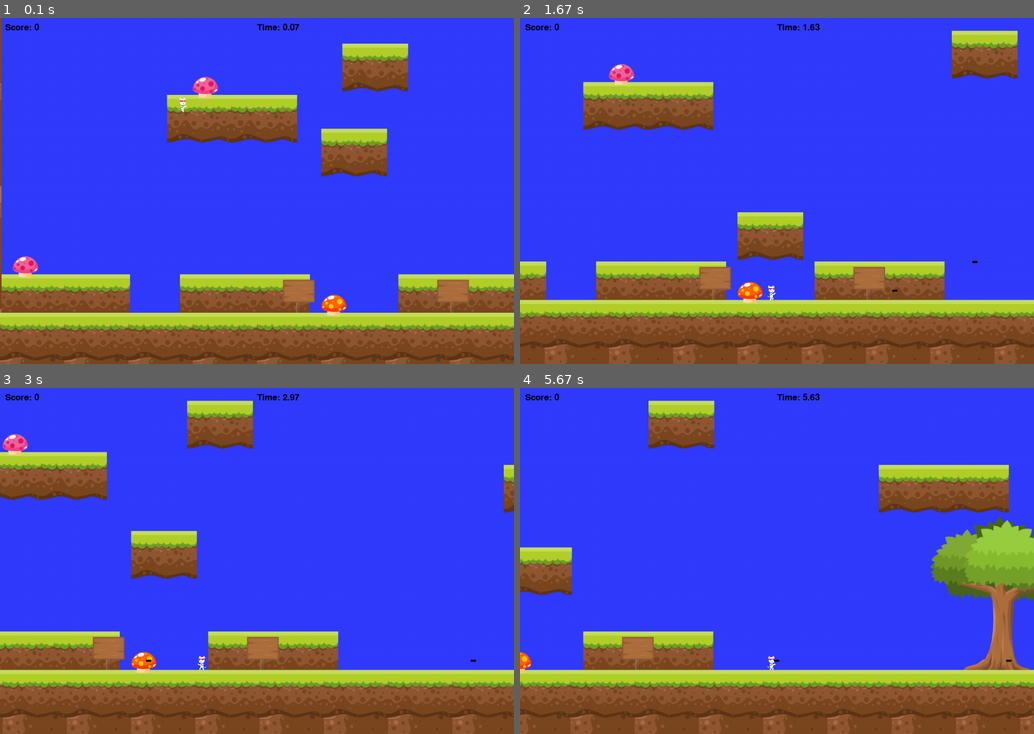
Above: before the commit, frames 1-4 (two rows, left to right).
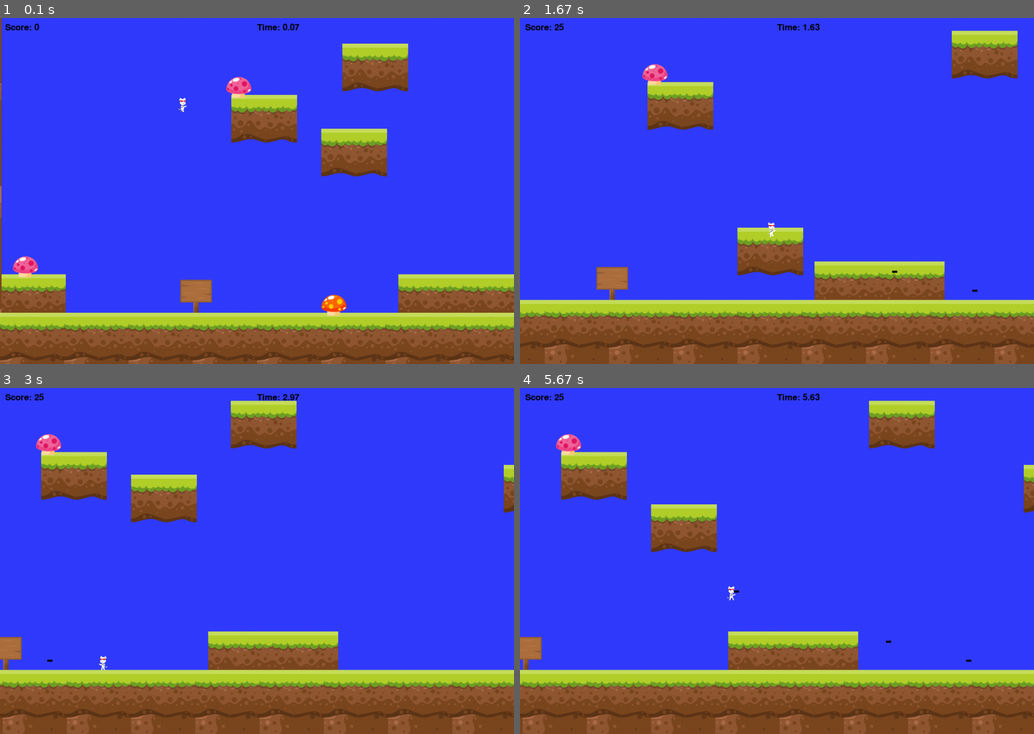
Above: after the commit, the same moments.

Repository: hone1er/Python_platformer
Game: pygame game, started from Pygame/platformer/platformer.py
The game is run twice, just before and just after one commit, with the same random seed, the same clock (stepped at 60 frames per second) and the same inputs.
Inputs:
- Up to frame 1 (0.1 s): no input
- Up to frame 2 (1.67 s): hold W 0.33-0.8 s; hold Right 0.33-0.8 s; hold Right 0.83-1.3 s; tap Space at 0.9, 1.2, 1.4 s; hold W 1.33-1.63 s
- Up to frame 3 (3 s): hold Right 1.67-2.13 s; tap Space at 1.73, 2.03, 2.23, 2.53, 2.8 s; hold A 2.17-2.7 s; hold Left from 2.73 s (still down)
- Up to frame 4 (5.67 s): tap Space at 3.1, 3.23, 3.63, 3.93, 4.3, 4.6, 4.8, 5.1, 5.3, 5.63 s; release Left at 3.13 s; hold W 3.17-3.53 s; hold Right 3.57-4.2 s; hold A 4.23-4.7 s; hold Right 4.73-5.2 s; hold W 5.23-5.53 s; hold Right from 5.57 s (still down)

The runs differ from the first frame. In frame 1, 6.7% of the frame differs, in the area x 12-92%, y 16-86%; in frame 2, 8.2%; in frame 3, 11%; in frame 4, 25%, in the area x 0-100%, y 1-100%.

Commit message:
removed platforms

Diff:
--- a/Pygame/platformer/levels.py
+++ b/Pygame/platformer/levels.py
@@ -49,7 +49,6 @@
         self.collectable_list = pygame.sprite.Group()
         self.player = player
 
-
         # How far this world has been scrolled left/right
         self.world_shift = 0
         self.world_shift_y = 0
@@ -78,13 +77,9 @@
         self.enemy_list.draw(screen)
         self.collectable_list.draw(screen)
 
-
-
     def shift_world(self, shift_x):
         """ When the user moves left/right and we need to scroll
         everything: """
-
-
         # Keep track of the shift amount
         self.world_shift += shift_x
 
@@ -105,13 +100,11 @@
                     item.xpath[0] += shift_x
                     item.xpath[1] += shift_x
 
-
         for enemy in self.enemy_list:
             enemy.end += shift_x
             enemy.rect.x += shift_x
             enemy.path[0] += shift_x
             enemy.path[1] += shift_x
-
 
     def shift_world_y(self, shift_y):
 
@@ -135,8 +128,6 @@
                     item.ypath[0] -= shift_y
                     item.ypath[1] -= shift_y
 
-
-
     def add_item(tiles, image, objectList, objType):
         # Go through the array above and add platforms
         for tile in tiles:                                  # tiles is a dictionary containing {image: object}
@@ -165,8 +156,6 @@
         objectList.add(obj)
 
 
-
-
 class Level_01(Level):
     """ Definition for level 1. """
 
@@ -181,14 +170,8 @@
         # Array with type of platform, and x, y location of the platform.
         center_tiles = [
             [125, 70, 0, 500],
-            [125, 70, 125, 500],
-
-            [125, 70, 350, 500],
-            [125, 70, 475, 500],
-
-            [125, 70, 325, 150],
+
             [125, 70, 450, 150],
-
 
             [125, 70, 775, 500],
             [125, 70, 900, 500],
@@ -201,8 +184,8 @@
 #####################################################################################
 ###  [ width, height, X, X end, X velocity, Y, Y end, Y velocity]
         movingplatform = [
-            [125, 70, 625, 625, 0, 500, 200, 4],
-            [125, 70, 650, 1050, 4, 50, 50, 0],
+            [125, 70, 625, 625, 0, 500, 200, 3.5],
+            [125, 70, 650, 1050, 3.5, 50, 50, 0],
             [125, 70, 1700, 1700, 0, 175, -400, 4],
 
             ]
@@ -229,13 +212,14 @@
 
 
         mushroom_1 = [[125, 70, 25, 465],
-                      [64, 64, 375, 115]
+                      [64, 64, 440, 115]
 
                     ]
         mushroom_2 = [[0, 0, 625, 540]
                       ]
 
-        object_tiles = [[125,30,x*300+550,525] for x in range(abs(self.level_limit//45))]
+        object_tiles = [[125,30,x*450*random.choice([1.5,3.5,2.5])+350,525] for x in range(abs(self.level_limit//45))]
+
         scenery = os.listdir(f'{os.path.dirname(__file__)}/png/Object')
         # Add backround objects such as trees, bushes, and rocks.
         for tile in object_tiles:
@@ -366,8 +350,6 @@
                         [125, 70, 4500, 550],
                         [125, 70, 4625, 550],
                         [125, 70, 4750, 550],
-
-
                       ]
 
 
@@ -424,7 +406,6 @@
             [125, 70, 3600, 4200, 3, 500, 500, 0],
             ]
 
-
 # Dictionaries with images: objects
 #####################################################################################
         tile_dict = {pygame.image.load('png/Tiles/1.png'): ground_tiles,
@@ -459,4 +440,3 @@
 
         # add enemies
         Level.add_enemy(cronies, self.enemy_list)
-# Create platforms for the level
--- a/Pygame/platformer/platformer.py
+++ b/Pygame/platformer/platformer.py
@@ -51,11 +51,11 @@
                 elif event.type == None:
                     player.idle()
                 elif event.type == pygame.KEYDOWN:
-                    if event.key == pygame.K_LEFT:
+                    if event.key == pygame.K_a or event.key == pygame.K_LEFT:
                         player.go_left()
-                    elif event.key == pygame.K_RIGHT:
+                    elif event.key == pygame.K_d or event.key == pygame.K_RIGHT:
                         player.go_right()
-                    elif event.key == pygame.K_UP:
+                    elif event.key == pygame.K_w or event.key == pygame.K_UP:
                         player.jump()
                     elif event.key == pygame.K_SPACE:
                         if len(player.bullet_list) < 4:
@@ -69,9 +69,9 @@
 
                 # set what happens when player lets the key up
                 elif event.type == pygame.KEYUP:
-                    if event.key == pygame.K_LEFT and player.change_x < 0:
+                    if event.key == pygame.K_a or event.key == pygame.K_LEFT and player.change_x < 0:
                         player.stop()
-                    elif event.key == pygame.K_RIGHT and player.change_x > 0:
+                    elif event.key == pygame.K_d or event.key == pygame.K_RIGHT and player.change_x > 0:
                         player.stop()
 
 
@@ -144,7 +144,6 @@
             clock.tick(60)
             # Go ahead and update the screen with what we've drawn.
             pygame.display.update()
-            print(player.rect.x - player.level.world_shift, player.rect.y)
         # Be IDLE friendly. If you forget this line, the program will 'hang'
         # on exit.
         pygame.quit()
Empty file added: Pygame/platformer/__init__.py
